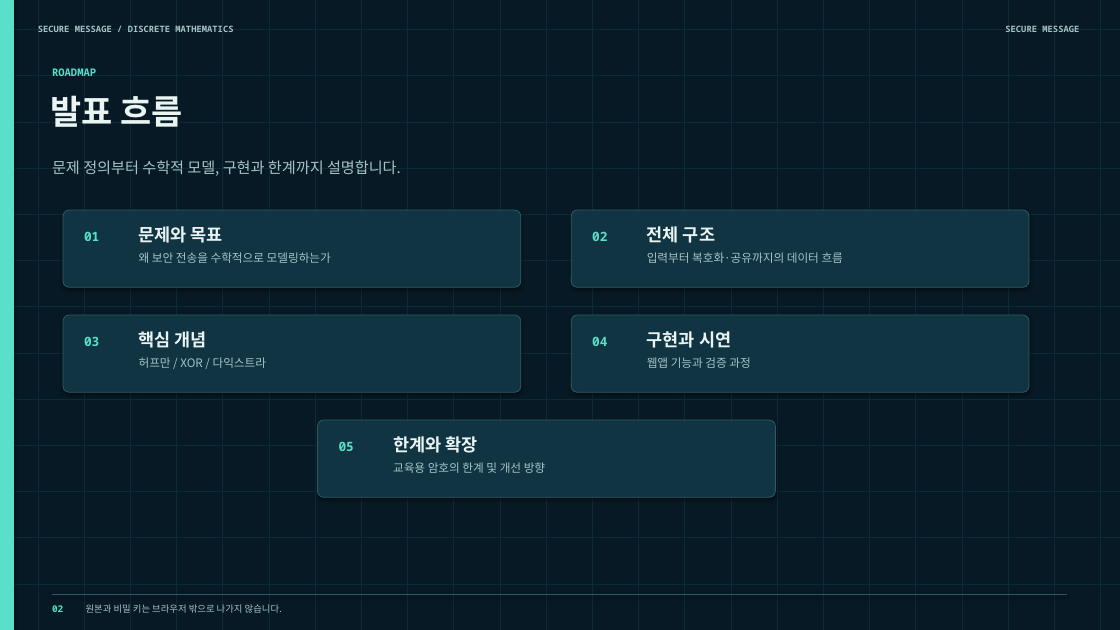
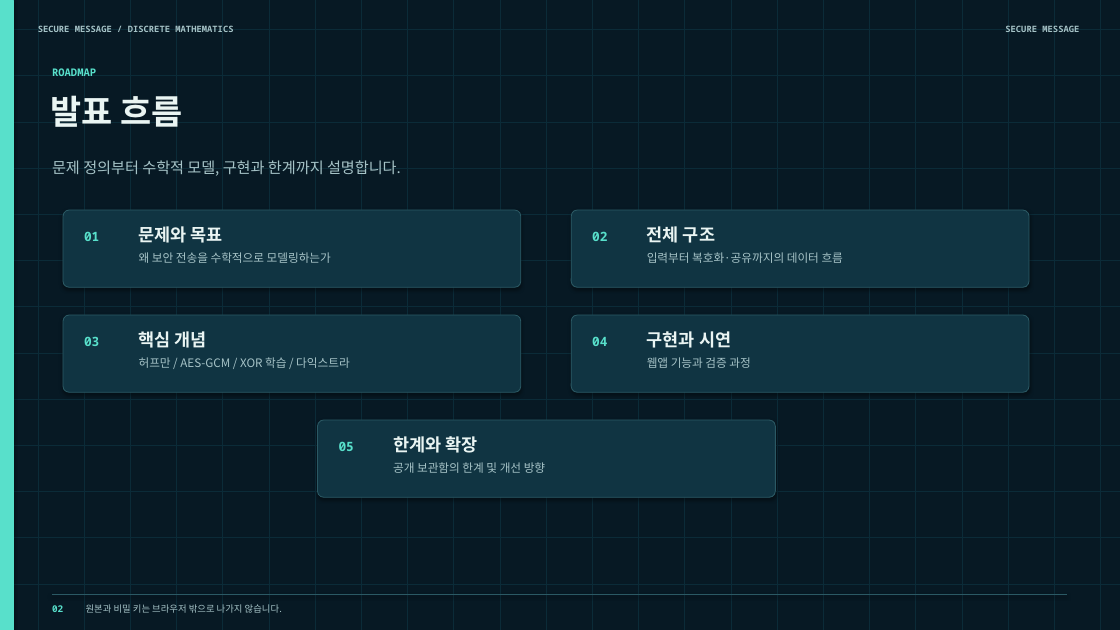
Before and after one commit to giftedsihun/proyect, a slide deck: slide 2 of presentation/secure-message-presentation.pptx. Drawn at 1120x630 pixels with LibreOffice and Linux fonts; fonts in the diff are those of the drawing. Boxes give left, top, right and bottom in pixels: in the first picture for what was removed or moved away, otherwise in the second. Text is boxed around its words. In the diff, an @@ line names an element or a change of style, - is before the commit and + after.

```diff
--- a/presentation/secure-message-presentation.pptx
+++ b/presentation/secure-message-presentation.pptx
@@ text at [139, 357, 350, 368]: text changed @@
-허프만 / XOR / 다익스트라
+허프만 / AES-GCM / XOR 학습 / 다익스트라
@@ text at [393, 462, 545, 473]: text changed @@
-교육용 암호의 한계 및 개선 방향
+공개 보관함의 한계 및 개선 방향
```
Also in this commit, not shown: 9 other slides changed, 7 other files.
